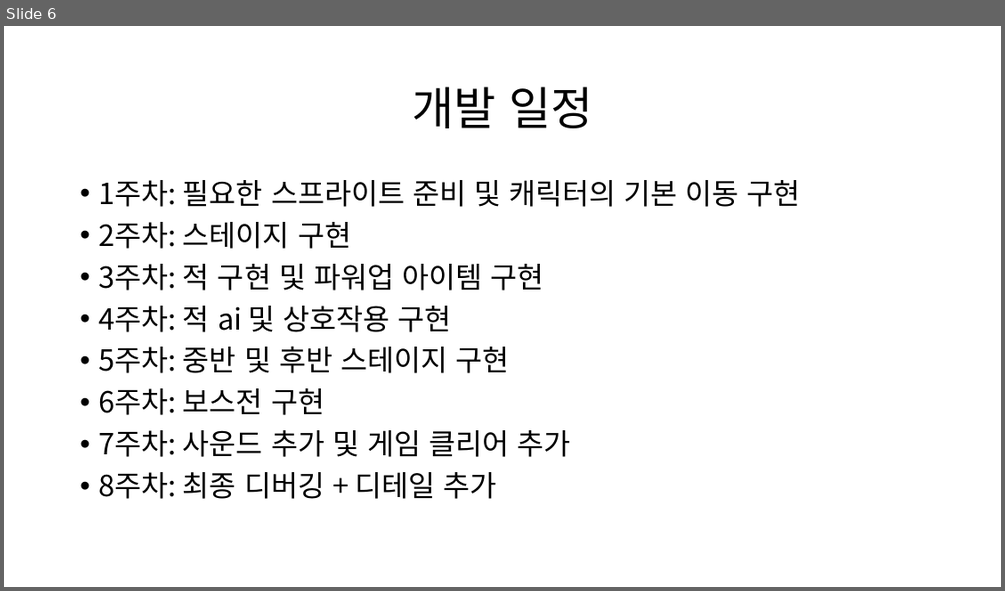
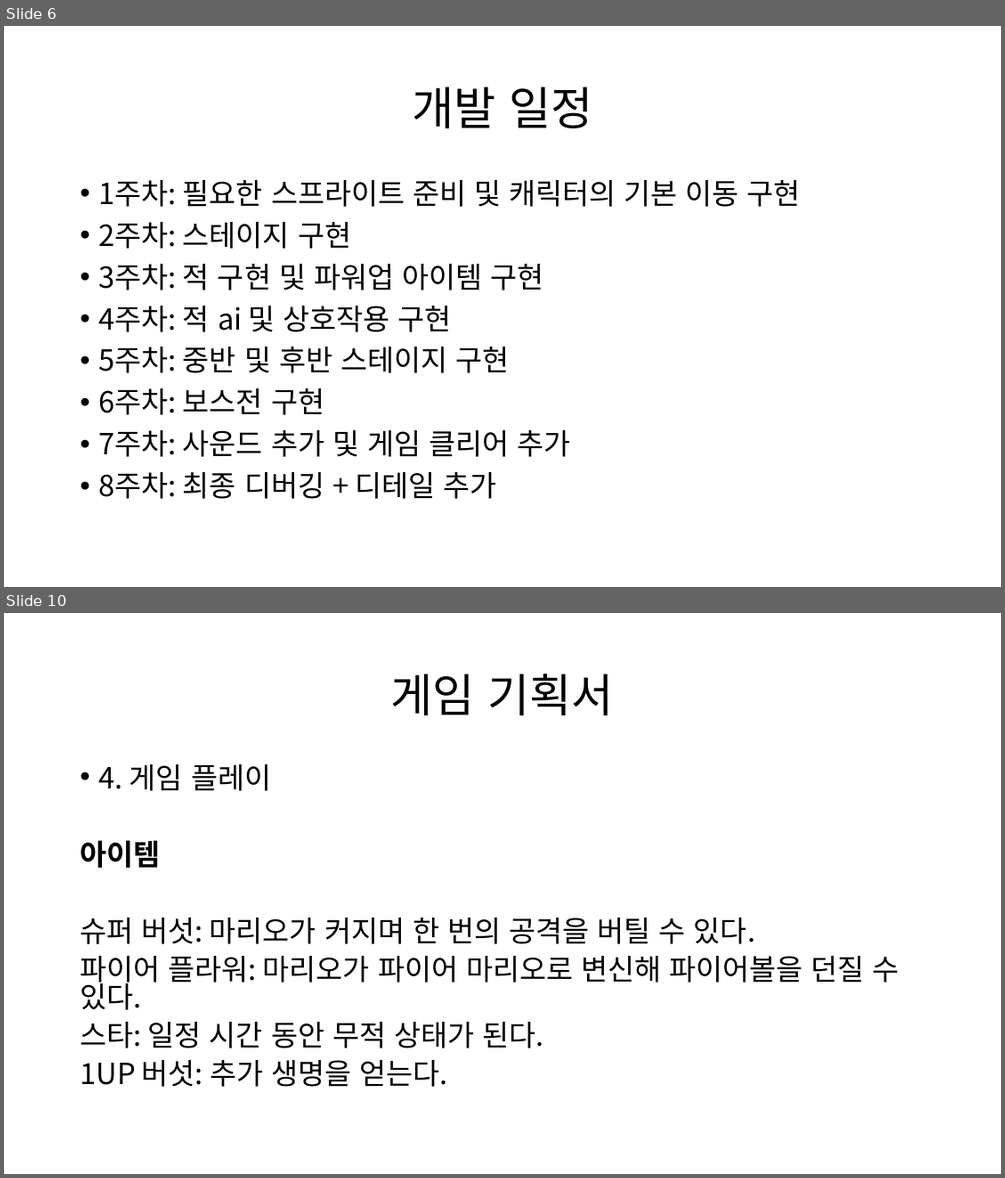
Before and after one commit to gatcoon/2DGP-Drill0, a slide deck: project_1/2022180032 이재준 2DGP-1차발표자료.pptx. Shown one above the other, each under a label of ours: slide 6 before the commit, slides 6 and 10 after it; the slides between them are not shown. The pictures are 1005x591 and 1005x1178 pixels, drawn with LibreOffice and Linux fonts; fonts in the diff are those of the drawing. Boxes give left, top, right and bottom in pixels: in the first picture for what was removed or moved away, otherwise in the second. Text is boxed around its words. In the diff, an @@ line names an element or a change of style, - is before the commit and + after.

```diff
--- a/project_1/2022180032 이재준 2DGP-1차발표자료.pptx
+++ b/project_1/2022180032 이재준 2DGP-1차발표자료.pptx
@@ slide 10 added at <box>4,613,1001,1174</box>, background #FFFFFF @@
@@ title added at <box>391,674,614,715</box>, 44 pt, text #000000 @@
+게임 기획서
@@ text added at <box>80,764,899,1086</box>, 28 pt, text #000000 @@
+• 4. 게임 플레이
+아이템
+슈퍼 버섯: 마리오가 커지며 한 번의 공격을 버틸 수 있다.
+파이어 플라워: 마리오가 파이어 마리오로 변신해 파이어볼을 던질 수 있다.
+스타: 일정 시간 동안 무적 상태가 된다.
+1UP 버섯: 추가 생명을 얻는다.
```
Also in this commit, not shown: 8 other slides added.
